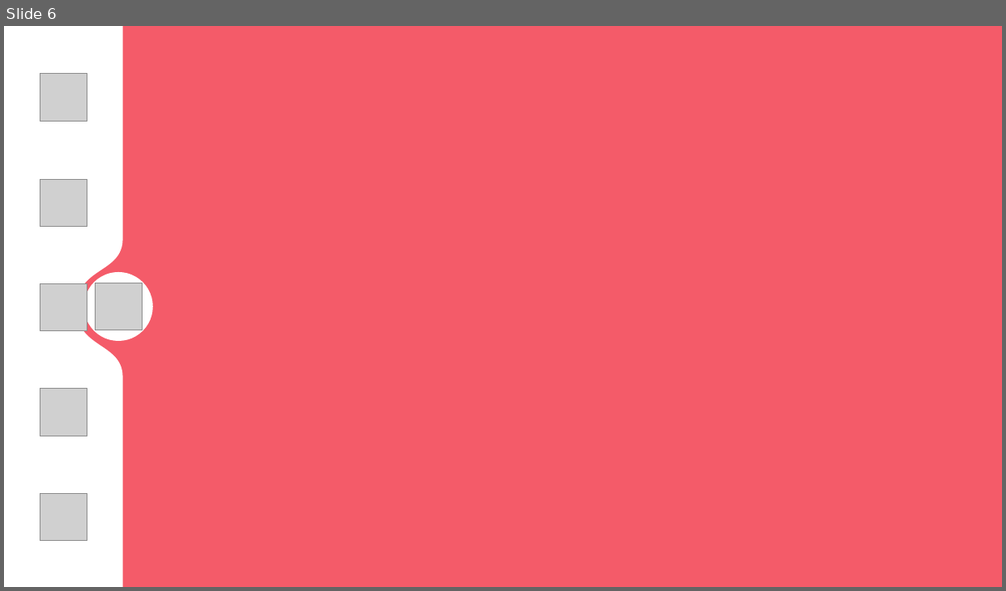
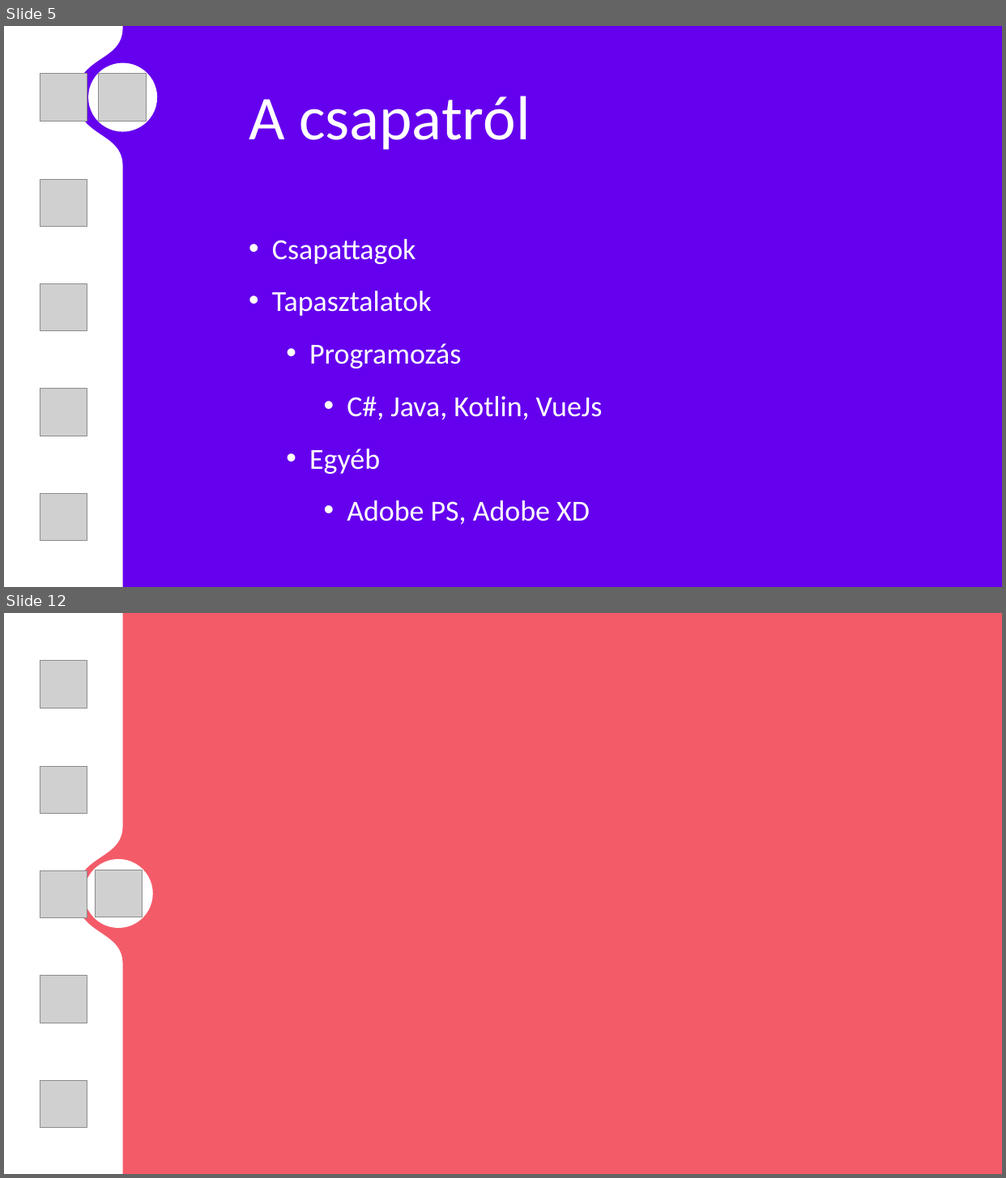
Before and after one commit to egri-richard/TurboNote, a slide deck: TNote_presentation.pptx. Shown one above the other, each under a label of ours: slide 6 before the commit, slides 5 and 12 after it; the slides between them are not shown. The pictures are 1006x591 and 1006x1178 pixels, drawn with LibreOffice and Linux fonts; fonts in the diff are those of the drawing; grey boxes stand for pictures; background and template pictures are left out. Boxes give left, top, right and bottom in pixels: in the first picture for what was removed or moved away, otherwise in the second. Text is boxed around its words. In the diff, an @@ line names an element or a change of style, - is before the commit and + after.

```diff
--- a/TNote_presentation.pptx
+++ b/TNote_presentation.pptx
@@ slide 5 added at box(4, 26, 1002, 587), background #6500EE @@
@@ freeform shape added at box(4, 26, 122, 587), fill #FFFFFF @@
@@ picture added at box(40, 74, 87, 121) @@
@@ ellipse added at box(88, 62, 157, 131), fill #FFFFFF @@
@@ picture added at box(98, 74, 146, 121) @@
@@ text added at box(249, 96, 530, 150), 60 pt, text #FFFFFF @@
+A csapatról
@@ picture added at box(40, 179, 87, 227) @@
@@ text added at box(272, 239, 603, 525), 28 pt, text #FFFFFF @@
+• Csapattagok
+• Tapasztalatok
+  • Programozás
+    • C#, Java, Kotlin, VueJs
+  • Egyéb
+    • Adobe PS, Adobe XD
@@ picture added at box(40, 284, 87, 331) @@
@@ picture added at box(40, 389, 87, 436) @@
@@ picture added at box(40, 494, 87, 541) @@
@@ what was slide 6 is now slide 12 @@
```
Also in this commit, not shown: 10 other slides added, 5 slides removed.
